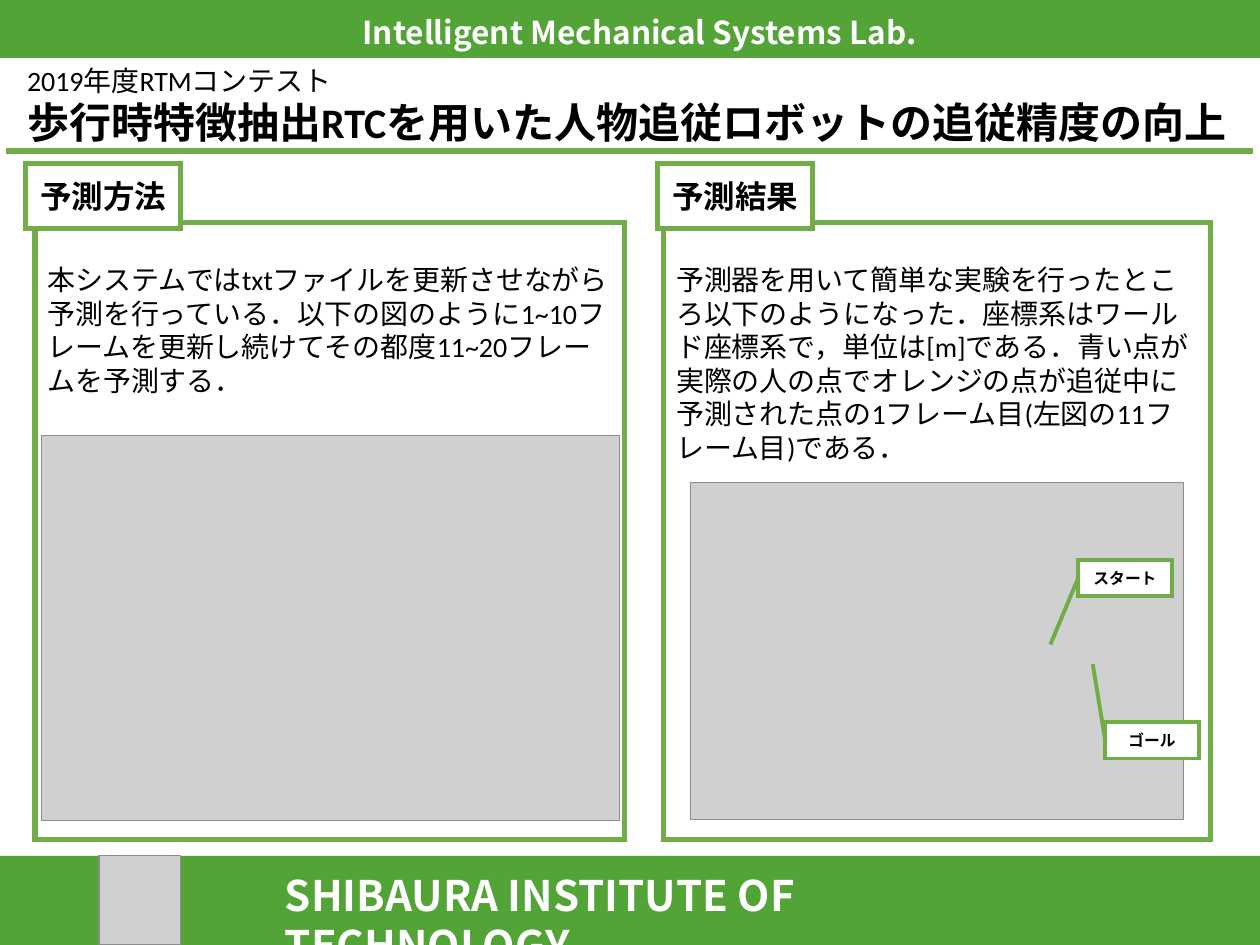
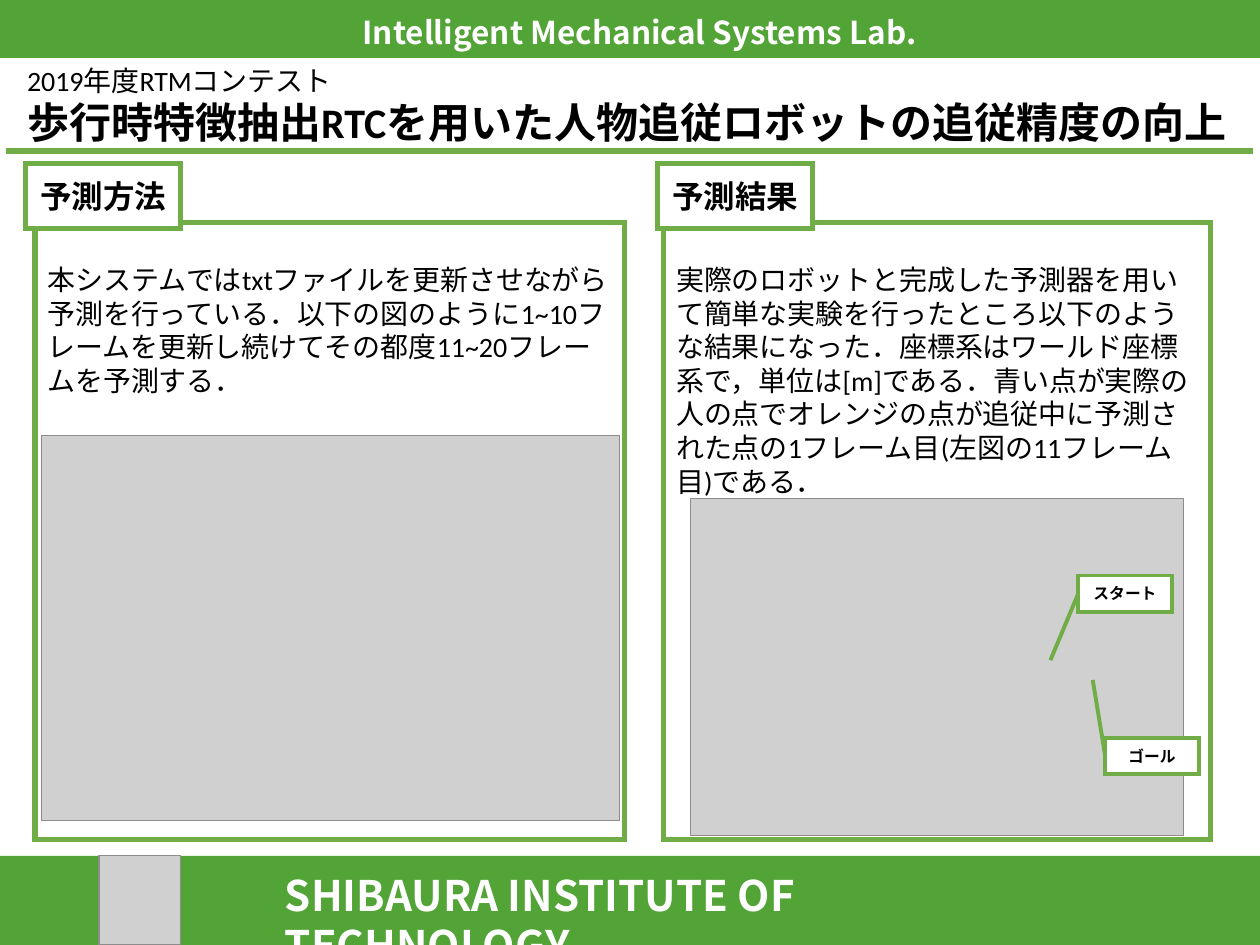
Before and after one commit to koichirokato/HumanFollwingSystem, a slide deck: slide 3 of HumanFollowingSystemPPT.pptx. Drawn at 1260x945 pixels with LibreOffice and Linux fonts; fonts in the diff are those of the drawing; grey boxes stand for pictures. Boxes give left, top, right and bottom in pixels: in the first picture for what was removed or moved away, otherwise in the second. Text is boxed around its words. In the diff, an @@ line names an element or a change of style, - is before the commit and + after.

```diff
--- a/HumanFollowingSystemPPT.pptx
+++ b/HumanFollowingSystemPPT.pptx
@@ text in rectangle at bbox=[676, 266, 1189, 500]: text changed @@
-予測器を用いて簡単な実験を行ったところ以下のようになった．座標系はワールド座標系で，単位は[m]である．青い点が実際の人の点でオレンジの点が追従中に予測された点の1フレーム目(左図の11フレーム目)である．
+実際のロボットと完成した予測器を用いて簡単な実験を行ったところ以下のような結果になった．座標系はワールド座標系で，単位は[m]である．青い点が実際の人の点でオレンジの点が追従中に予測された点の1フレーム目(左図の11フレーム目)である．
@@ 2 rectangles, 2 lines, 1 picture: place and size @@
-2 rectangles, 2 lines, 1 picture at bbox=[690, 483, 1198, 819]
+2 rectangles, 2 lines, 1 picture at bbox=[690, 499, 1198, 835]
```
Also in this commit, not shown: 1 other slide changed, 1 other file.
